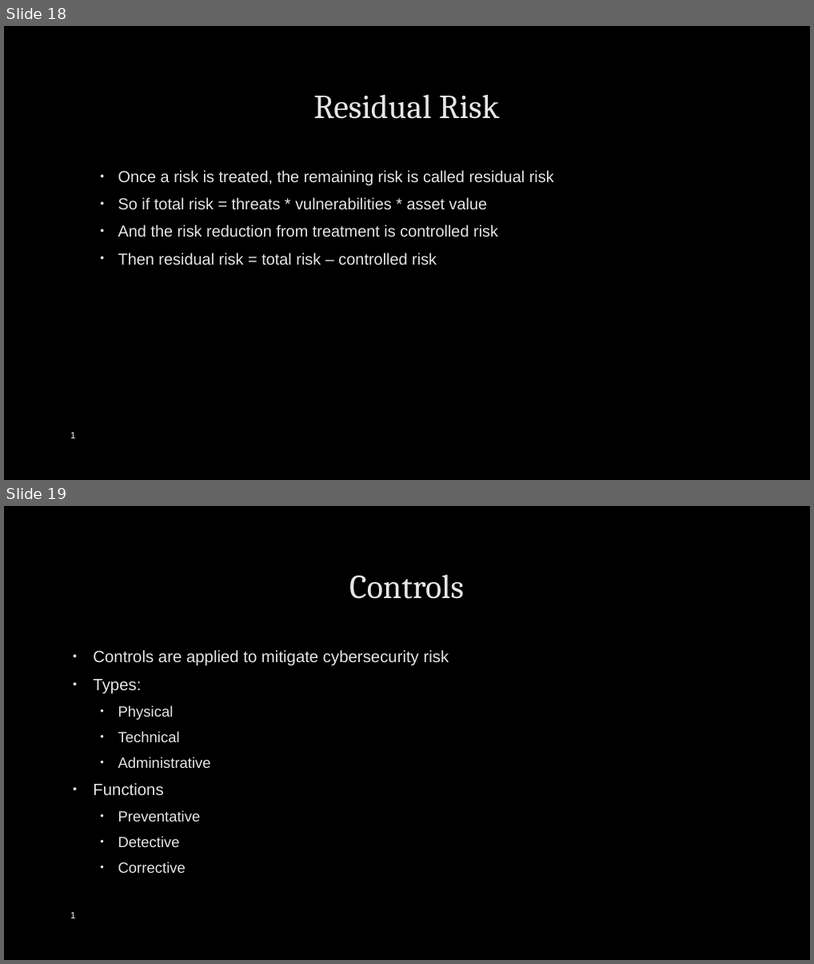
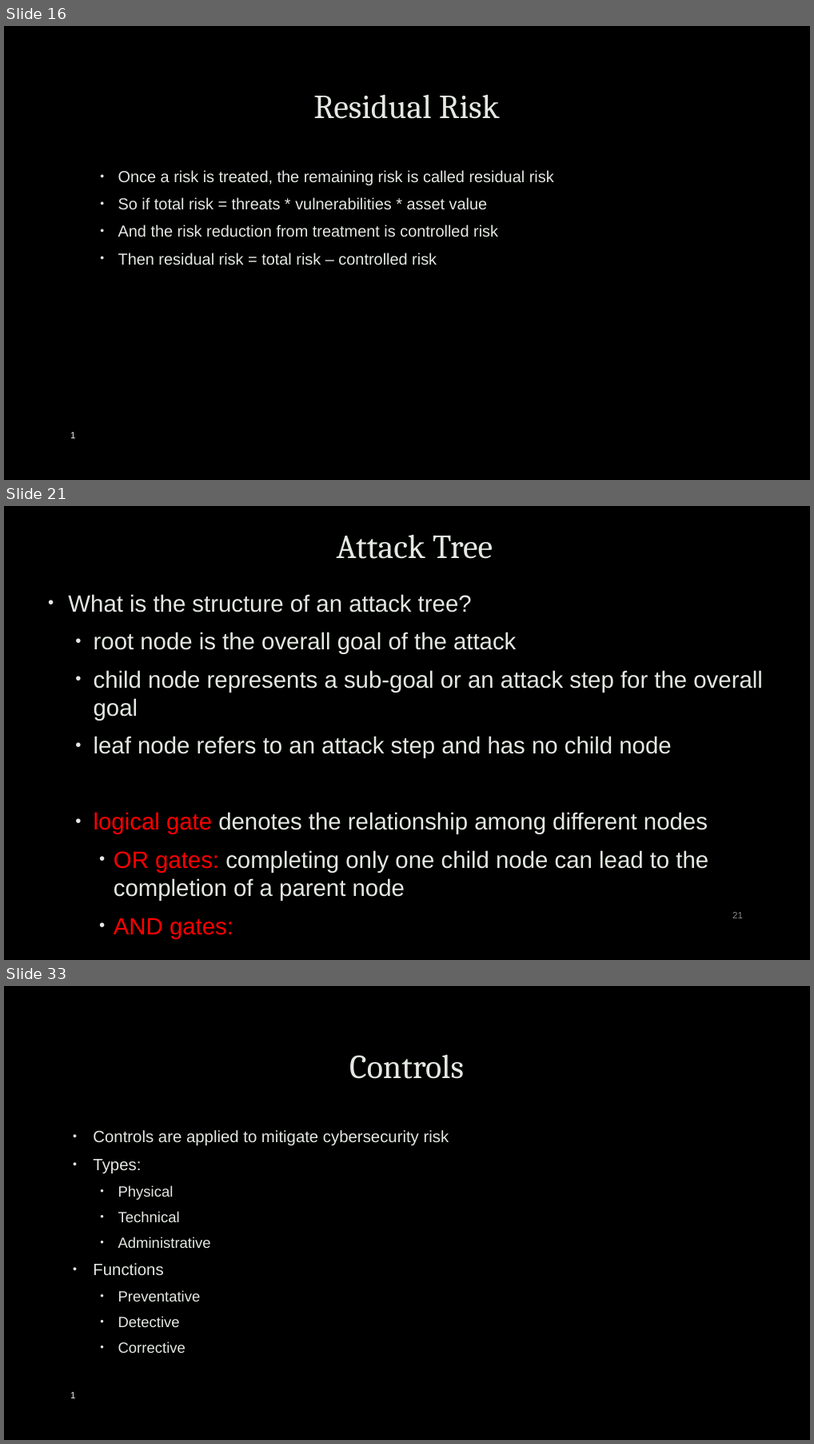
Before and after one commit to robert-mcknight/citx1003, a slide deck: cits1003-lecture_slides/CITS1003-7 Security Management.pptx. Shown one above the other, each under a label of ours: slides 18 and 19 before the commit, slides 16, 21 and 33 after it; the slides between them are not shown. The pictures are 814x964 and 814x1444 pixels, drawn with LibreOffice and Linux fonts; fonts in the diff are those of the drawing; background and template pictures are left out. Boxes give left, top, right and bottom in pixels: in the first picture for what was removed or moved away, otherwise in the second. Text is boxed around its words. In the diff, an @@ line names an element or a change of style, - is before the commit and + after.

```diff
--- a/cits1003-lecture_slides/CITS1003-7 Security Management.pptx
+++ b/cits1003-lecture_slides/CITS1003-7 Security Management.pptx
@@ slide 21 added at (4,506,810,960), background picture (left out) @@
@@ title added at (337,535,493,559), 40 pt, text #E4E8E2 @@
+Attack Tree
@@ text added at (68,594,763,900), 28 pt, text #E4E8E2 @@
+• What is the structure of an attack tree?
+  • root node is the overall goal of the attack
+  • child node represents a sub-goal or an attack step for the overall goal
+  • leaf node refers to an attack step and has no child node
+  • logical gate denotes the relationship among different nodes
+    • OR gates: completing only one child node can lead to the completion of a parent node
+    • AND gates:
@@ page number added at (733,912,743,918), 11 pt, text #8C8C8C @@
+21
@@ what was slide 18 is now slide 16 @@
@@ what was slide 19 is now slide 33 @@
```
Also in this commit, not shown: 1 slide changed, 15 other slides added, 2 slides removed, 3 other files.
